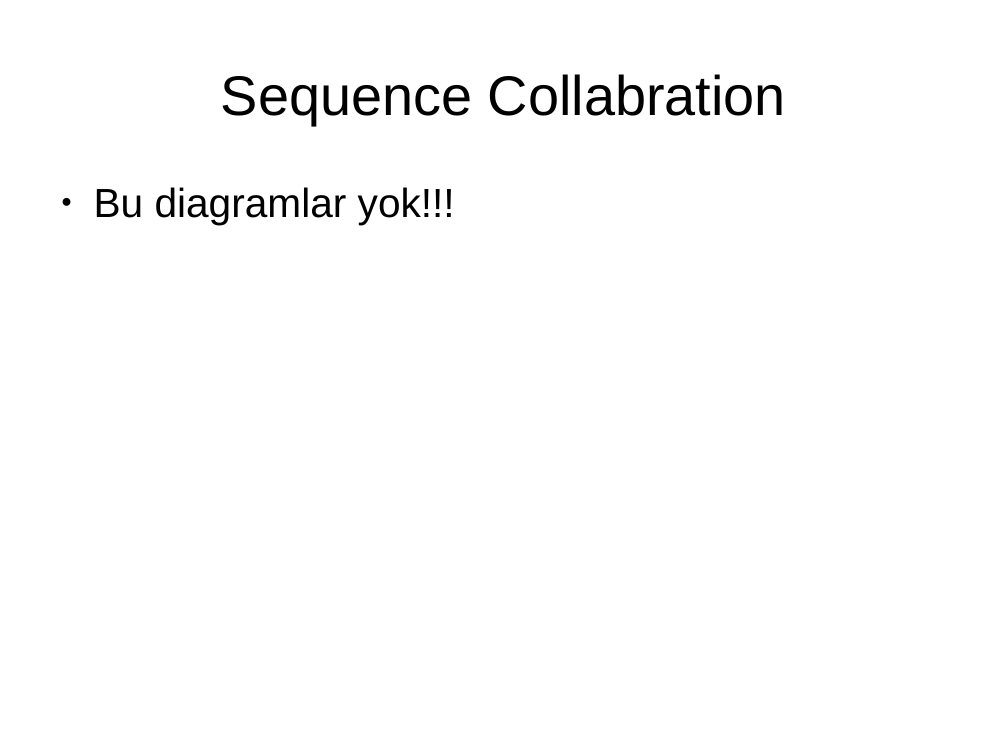
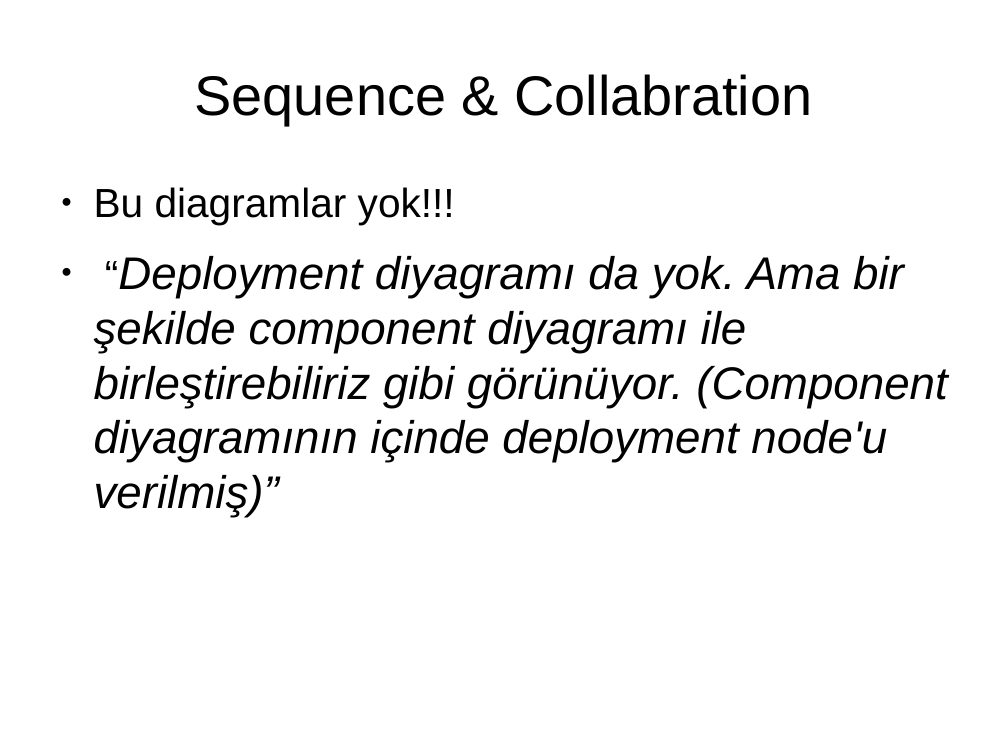
Before and after one commit to pars-linux/uludag, a slide deck: slide 30 of playground/mehmet/unicase2.odp (slide 31 before the commit). Drawn at 1008x756 pixels with LibreOffice and Linux fonts; fonts in the diff are those of the drawing. Boxes give left, top, right and bottom in pixels: in the first picture for what was removed or moved away, otherwise in the second. Text is boxed around its words. In the diff, an @@ line names an element or a change of style, - is before the commit and + after.

```diff
--- a/playground/mehmet/unicase2.odp
+++ b/playground/mehmet/unicase2.odp
@@ title at bbox=[195, 74, 812, 125]: text changed @@
-Sequence Collabration
+Sequence & Collabration
@@ text at bbox=[94, 256, 947, 517]: paragraph added @@
+● “Deployment diyagramı da yok. Ama bir şekilde component diyagramı ile birleştirebiliriz gibi görünüyor. (Component diyagramının içinde deployment node'u verilmiş)”
```
Also in this commit, not shown: 7 other slides changed, 6 slides added, 7 slides removed, 1 other file.
